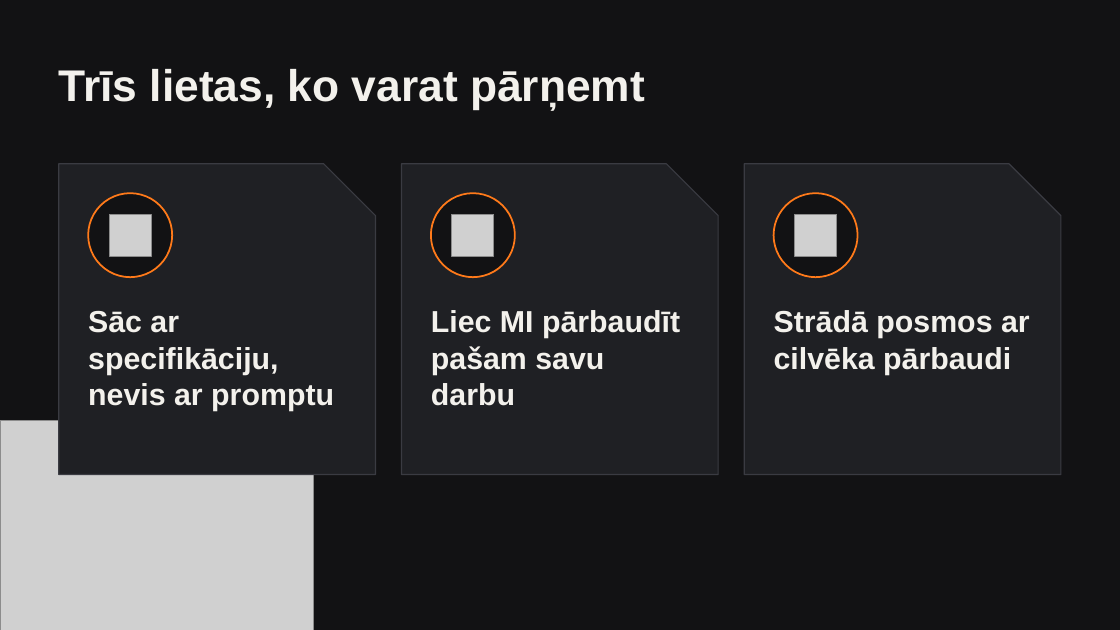
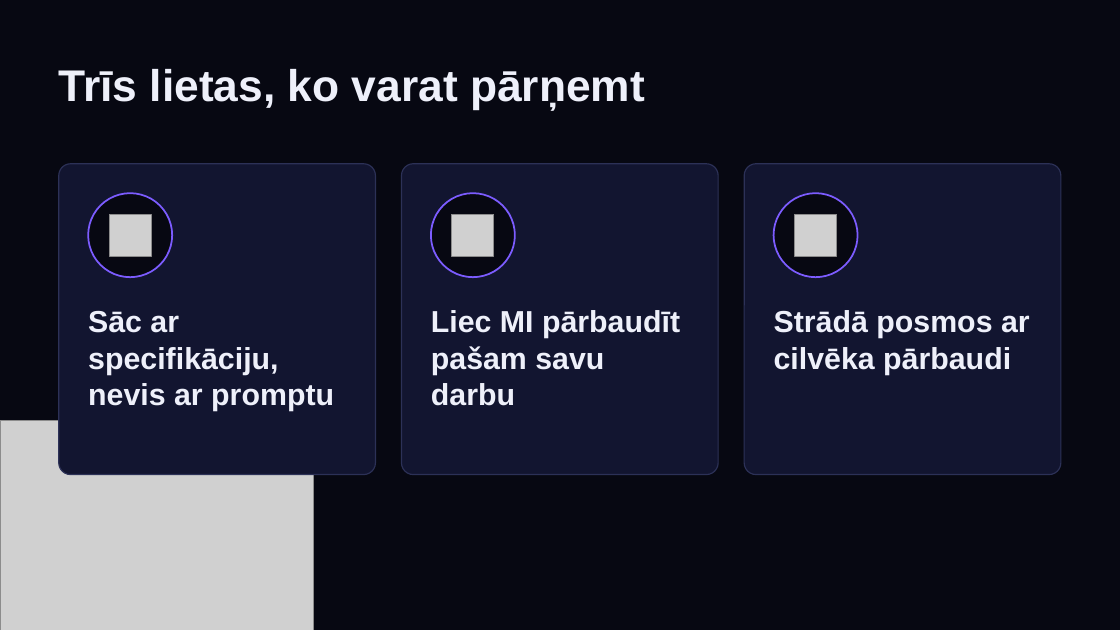
Before and after one commit to klavisa/HH-Public_ICE, a slide deck: slide 6 of prezentacija/Atrodi-savu-diki-demo.pptx. Drawn at 1120x630 pixels with LibreOffice and Linux fonts; fonts in the diff are those of the drawing; grey boxes stand for pictures. Boxes give left, top, right and bottom in pixels: in the first picture for what was removed or moved away, otherwise in the second. Text is boxed around its words. In the diff, an @@ line names an element or a change of style, - is before the commit and + after.

```diff
--- a/prezentacija/Atrodi-savu-diki-demo.pptx
+++ b/prezentacija/Atrodi-savu-diki-demo.pptx
@@ background #121214 to #070812 @@
@@ snip rect to rounded rectangle; fill #1F2024 to #121530; outline #3A3B42 1 pt to #2C3157 1 pt in 3 elements at (59, 164, 376, 475), (402, 164, 718, 475), (744, 164, 1061, 475) @@
@@ fill #121214 to #070812; outline #FF7A1A 1.5 pt to #7C5CFF 1.5 pt in 3 elements at (88, 193, 172, 277), (431, 193, 515, 277), (774, 193, 858, 277) @@
@@ text colour #F3F1EC to #EEF0FA in 3 elements at (88, 311, 334, 411), (431, 310, 680, 406), (774, 310, 1030, 375) @@
```
Also in this commit, not shown: 6 other slides changed.
